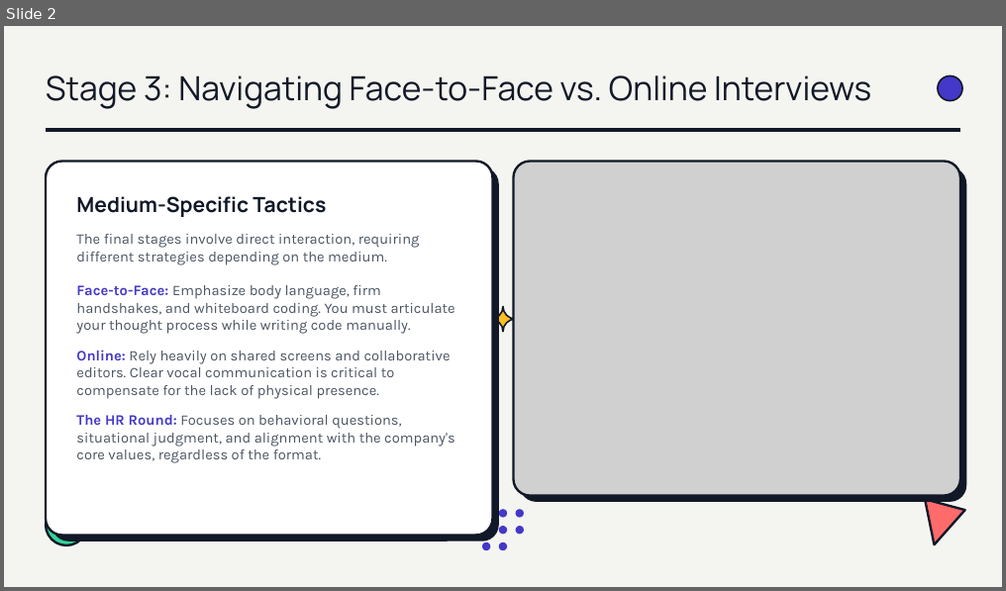
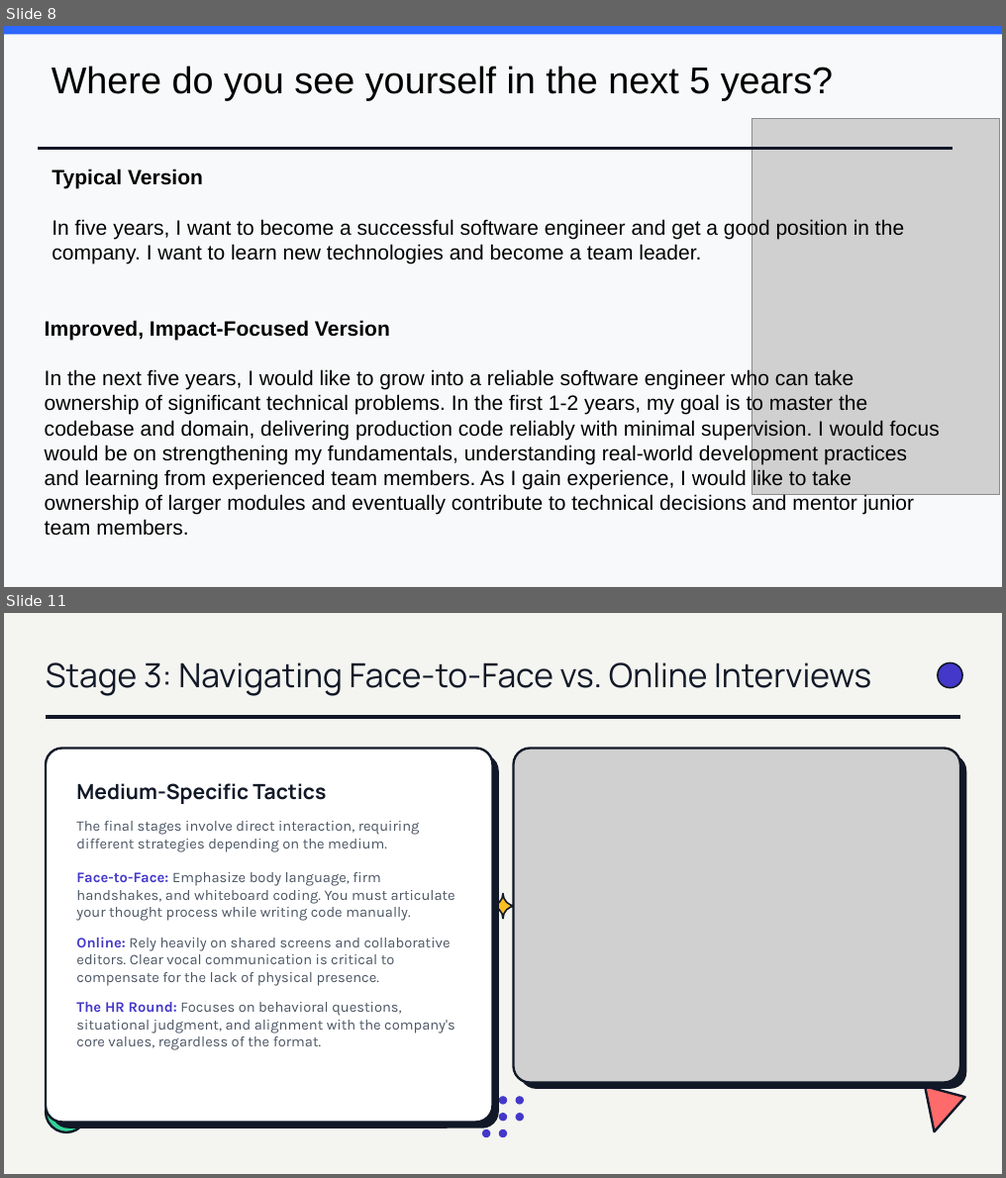
Before and after one commit to brinda-25/workshop, a slide deck: Day4/Mastering_Interview.pptx. Shown one above the other, each under a label of ours: slide 2 before the commit, slides 8 and 11 after it; the slides between them are not shown. The pictures are 1006x591 and 1006x1178 pixels, drawn with LibreOffice and Linux fonts; fonts in the diff are those of the drawing; grey boxes stand for pictures; background and template pictures are left out. Boxes give left, top, right and bottom in pixels: in the first picture for what was removed or moved away, otherwise in the second. Text is boxed around its words. In the diff, an @@ line names an element or a change of style, - is before the commit and + after.

```diff
--- a/Day4/Mastering_Interview.pptx
+++ b/Day4/Mastering_Interview.pptx
@@ slide 8 added at [4,26,1002,587], background picture (left out) @@
@@ rectangle added at [4,26,1002,587], fill #F8F9FA @@
@@ rectangle added at [4,26,1002,34], fill #2D68FE @@
@@ text added at [52,66,833,101], 36 pt, text #000000 @@
+Where do you see yourself in the next 5 years?
@@ picture added at [751,119,1000,495] @@
@@ line added from (38, 148) to (953, 148), #111827 3 pt @@
@@ text added at [52,169,904,264], 20 pt, text #000000 @@
+Typical Version
+In five years, I want to become a successful software engineer and get a good position in the company. I want to learn new technologies and become a team leader.
@@ text added at [45,320,940,536], 20 pt, text #000000 @@
+Improved, Impact-Focused Version
+In the next five years, I would like to grow into a reliable software engineer who can take ownership of significant technical problems. In the first 1-2 years, my goal is to master the codebase and domain, delivering production code reliably with minimal supervision. I would focus would be on strengthening my fundamentals, understanding real-world development practices and learning from experienced team members. As I gain experience, I would like to take ownership of larger modules and eventually contribute to technical decisions and mentor junior team members.
@@ what was slide 2 is now slide 11 @@
```
Also in this commit, not shown: 8 other slides added.
